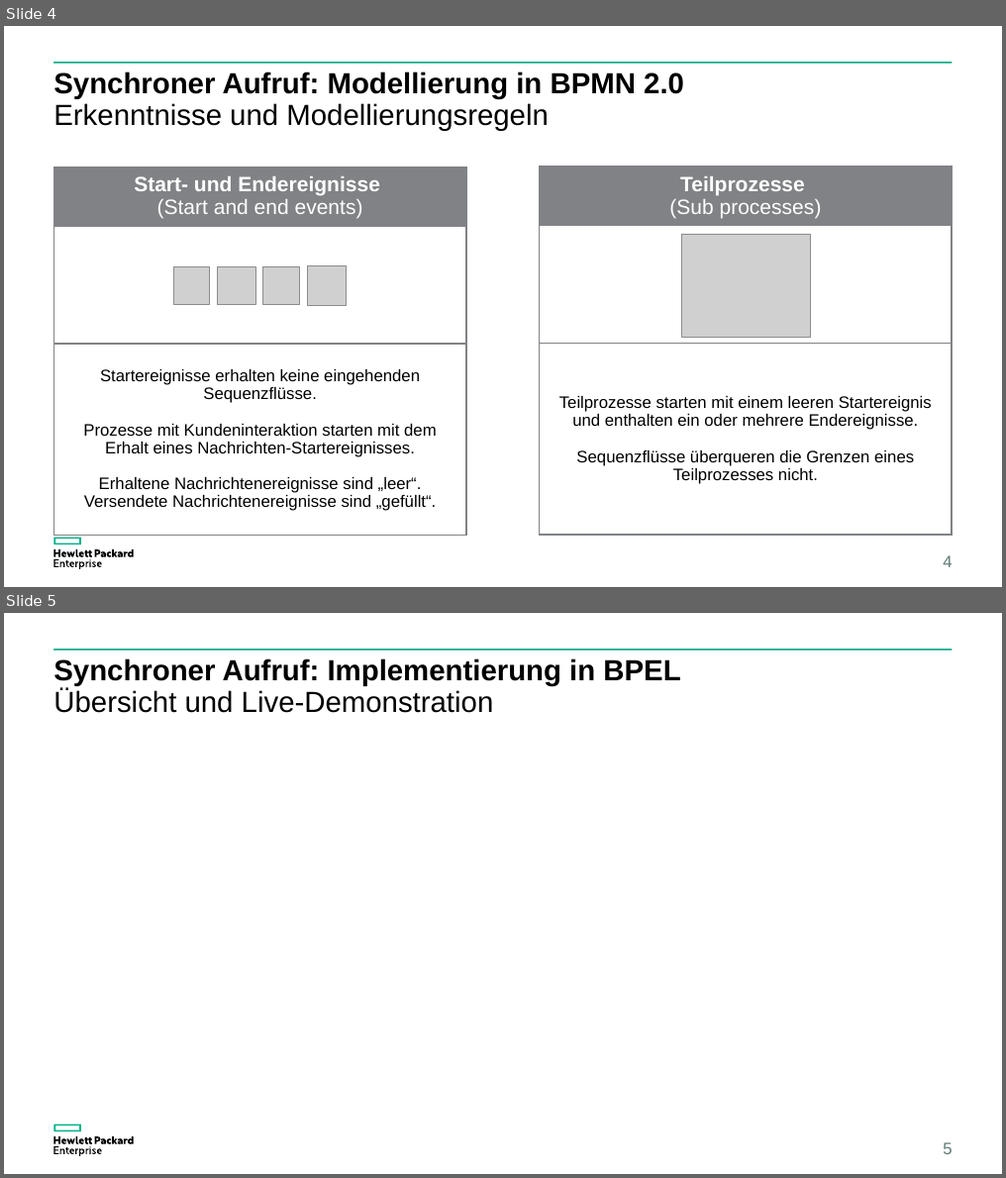
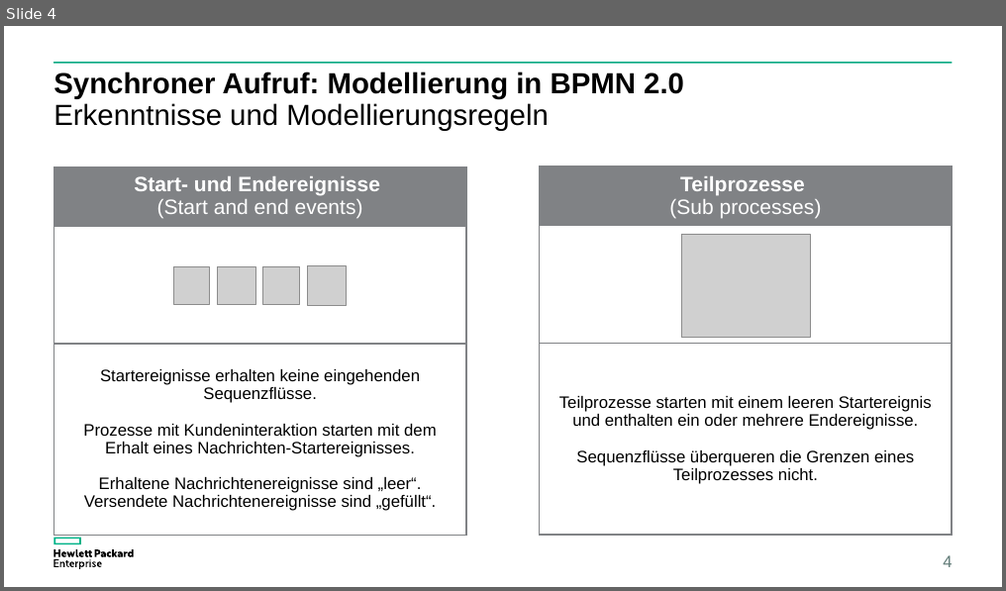
Before and after one commit to steilerDev/BPM_Lab, a slide deck: Ergebnispräsentation.pptx. Shown one above the other, each under a label of ours: slides 4 and 5 before the commit, slide 4 after it. The pictures are 1006x1178 and 1006x591 pixels, drawn with LibreOffice and Linux fonts; fonts in the diff are those of the drawing; grey boxes stand for pictures. Boxes give left, top, right and bottom in pixels: in the first picture for what was removed or moved away, otherwise in the second. Text is boxed around its words. In the diff, an @@ line names an element or a change of style, - is before the commit and + after.

```diff
--- a/Ergebnispräsentation.pptx
+++ b/Ergebnispräsentation.pptx
@@ slide 5 removed at (4, 613, 1002, 1174), background #FFFFFF; not listed: 3 template elements that a slide beside it also shows @@
@@ title removed at (54, 659, 680, 713) @@
-Synchroner Aufruf: Implementierung in BPEL
-Übersicht und Live-Demonstration
@@ page number removed at (943, 1143, 951, 1155) @@
-5
```
Also in this commit, not shown: 6 slides added, 5 other slides removed, 42 other files.
